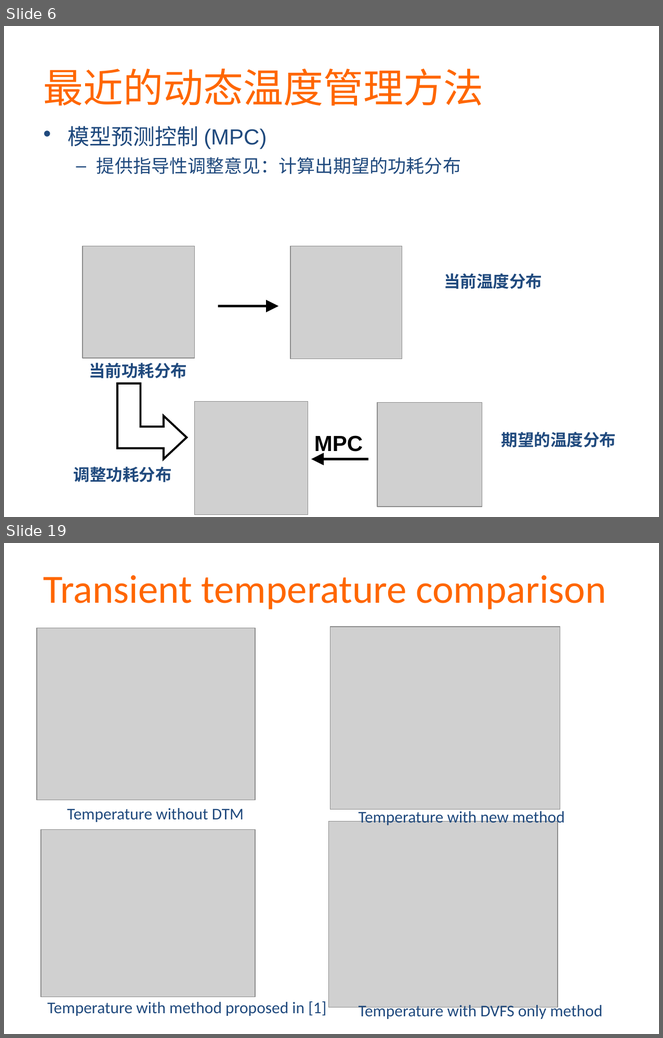
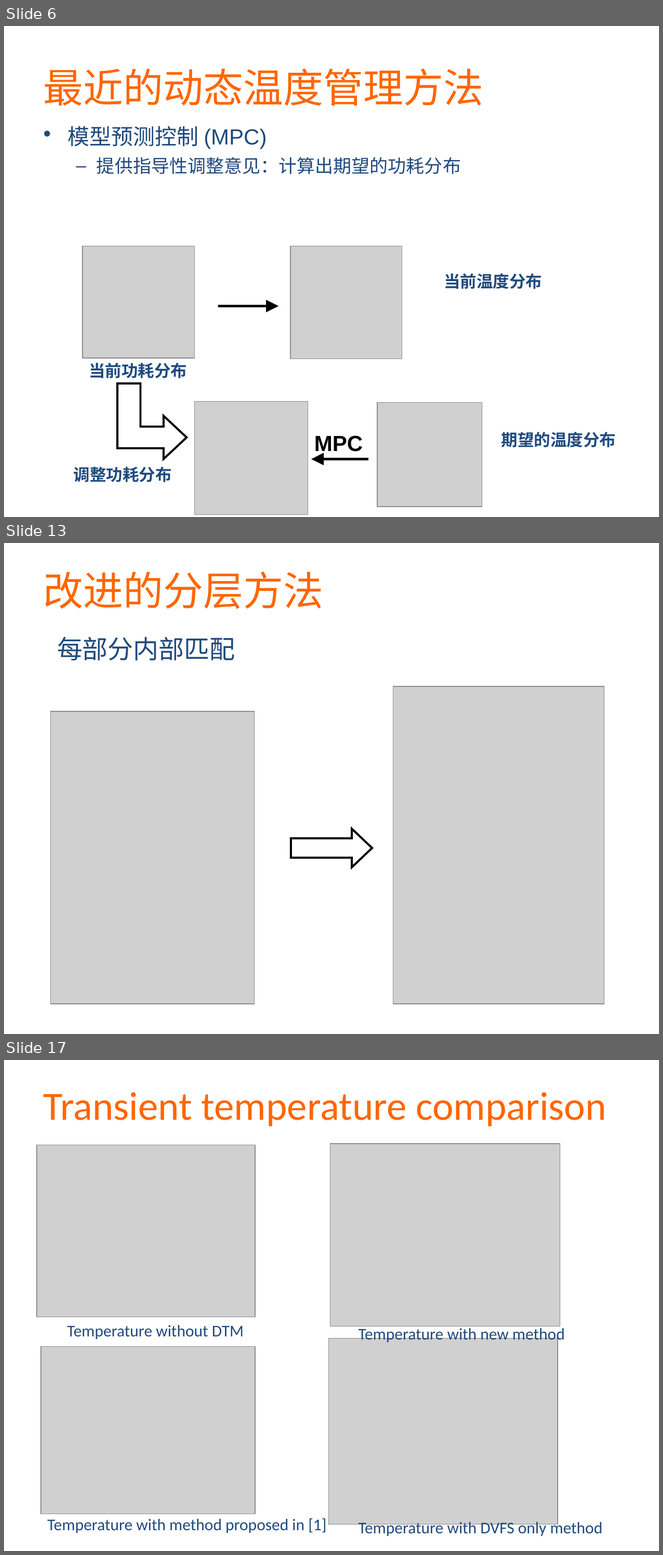
Before and after one commit to martian9/xin-yuan-houqin, a slide deck: ppt/majian.pptx. Shown one above the other, each under a label of ours: slides 6 and 19 before the commit, slides 6, 13 and 17 after it; the slides between them are not shown. The pictures are 663x1038 and 663x1555 pixels, drawn with LibreOffice and Linux fonts; fonts in the diff are those of the drawing; grey boxes stand for pictures. Boxes give left, top, right and bottom in pixels: in the first picture for what was removed or moved away, otherwise in the second. Text is boxed around its words. In the diff, an @@ line names an element or a change of style, - is before the commit and + after.

```diff
--- a/ppt/majian.pptx
+++ b/ppt/majian.pptx
@@ slide 13 added at (4, 543, 659, 1034), background #FFFFFF @@
@@ text added at (43, 572, 323, 609), 44 pt, text #FF6600 @@
+改进的分层方法
@@ text added at (57, 637, 235, 661), 28 pt, text #1F497D @@
+每部分内部匹配
@@ picture added at (393, 687, 604, 1004) @@
@@ picture added at (50, 711, 254, 1004) @@
@@ right arrow added at (291, 828, 372, 867), fill #FFFFFF, outline #000000 2.25 pt @@
@@ what was slide 19 is now slide 17 @@
```
Also in this commit, not shown: 6 slides changed, 5 other slides added, 8 slides removed.
